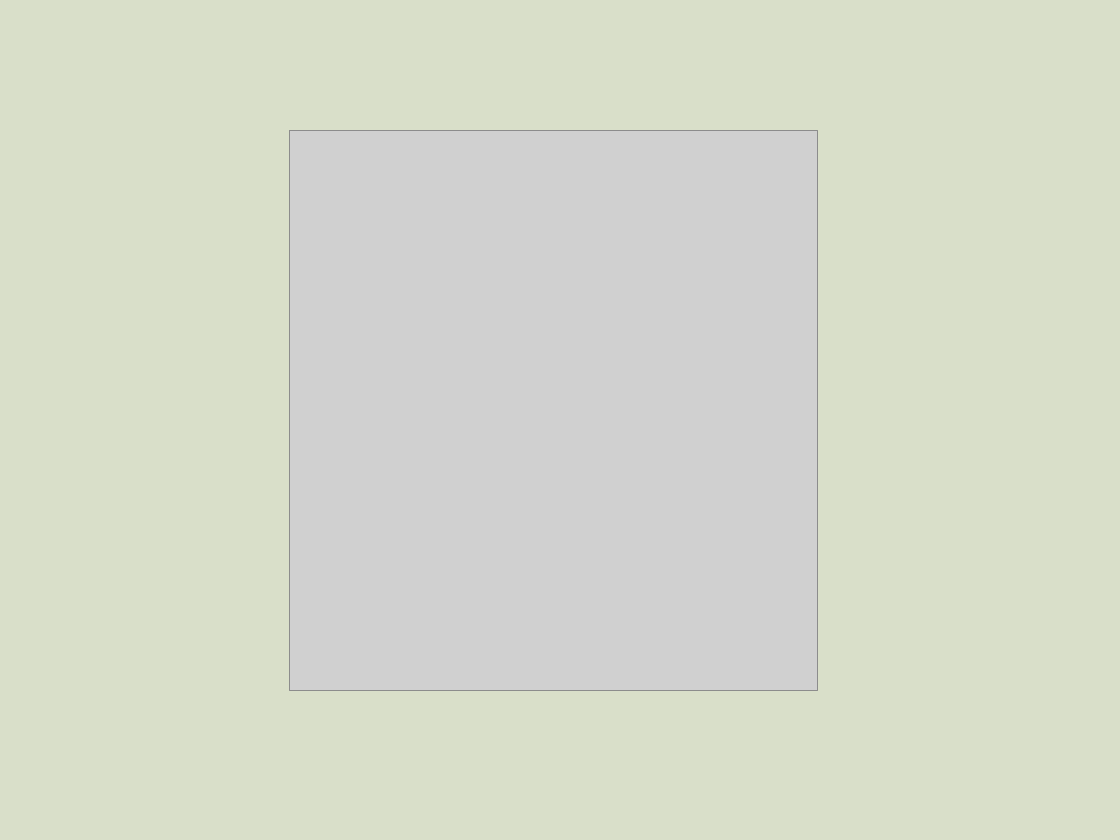
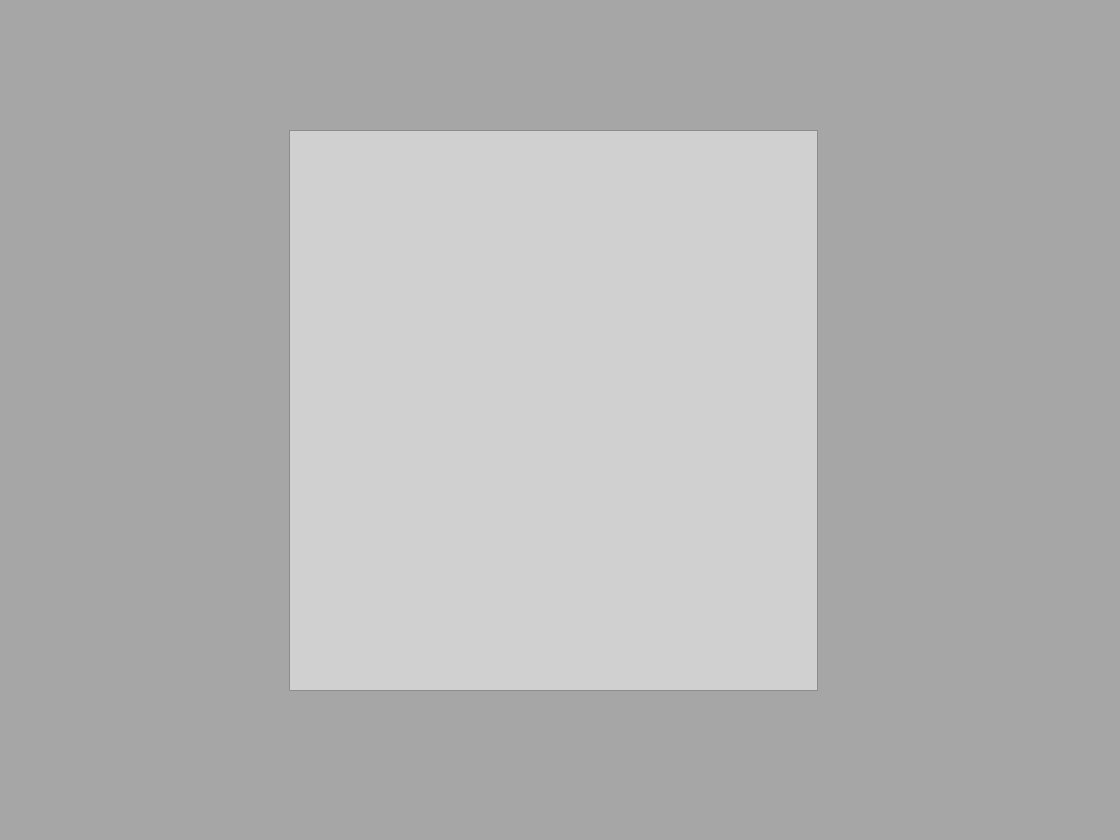
Before and after one commit to limadelic/decaf, a slide deck: slide 7 of doc/codecamp/slides.pptx (slide 8 before the commit). Drawn at 1120x840 pixels with LibreOffice and Linux fonts; fonts in the diff are those of the drawing; grey boxes stand for pictures. Boxes give left, top, right and bottom in pixels: in the first picture for what was removed or moved away, otherwise in the second. Text is boxed around its words. In the diff, an @@ line names an element or a change of style, - is before the commit and + after.

```diff
--- a/doc/codecamp/slides.pptx
+++ b/doc/codecamp/slides.pptx
@@ background #D9DFC9 to #A6A6A6 @@
```
Also in this commit, not shown: 1 other slide changed, 3 slides added, 4 slides removed, 1 other file.
